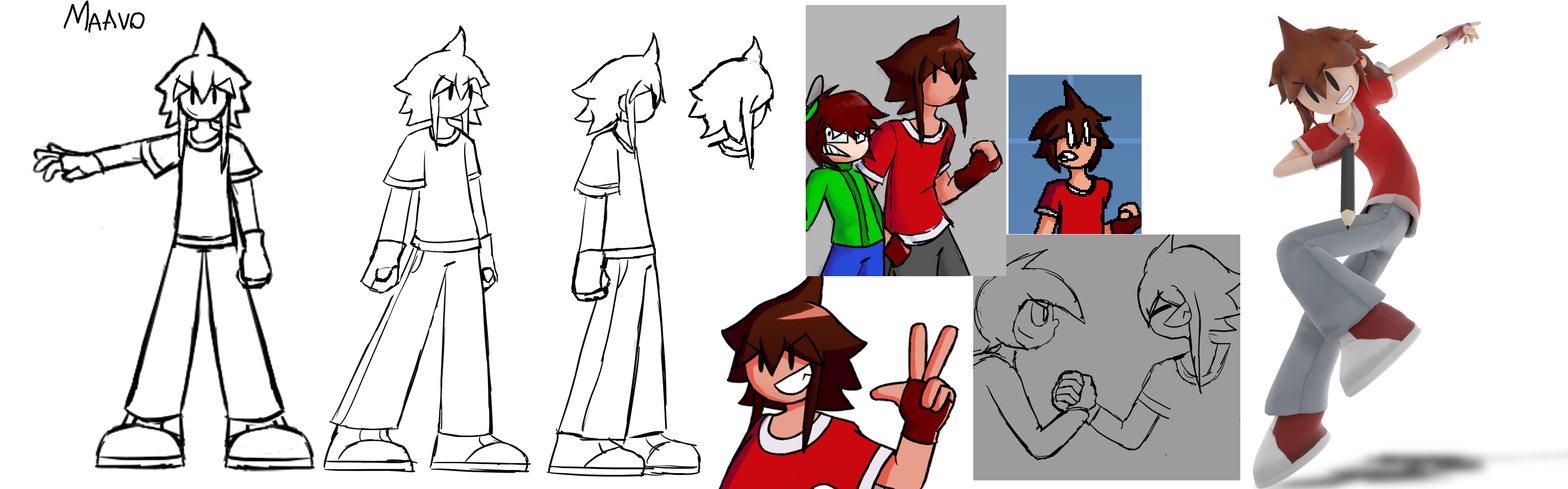
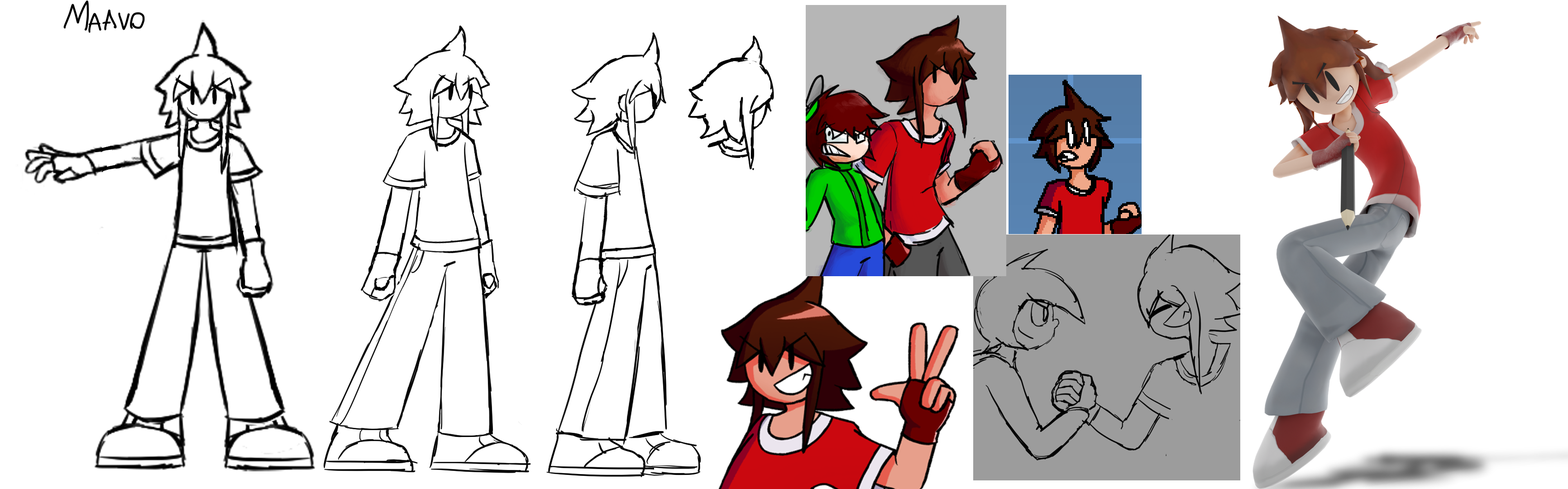
Layer changes from the first 1568 x 489 image to the second:
painted on "Capa de pintura 2(pegado)" (5th of 7) over [590, 252, 612, 306]
painted on "Capa de pintura 1" over [16, 140, 612, 306]
